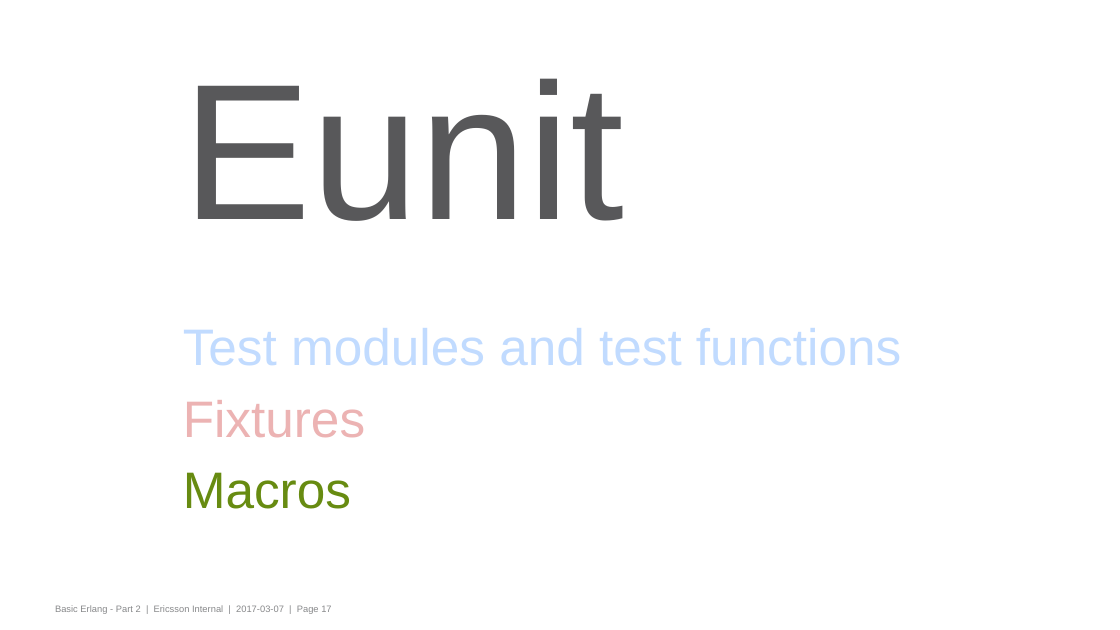
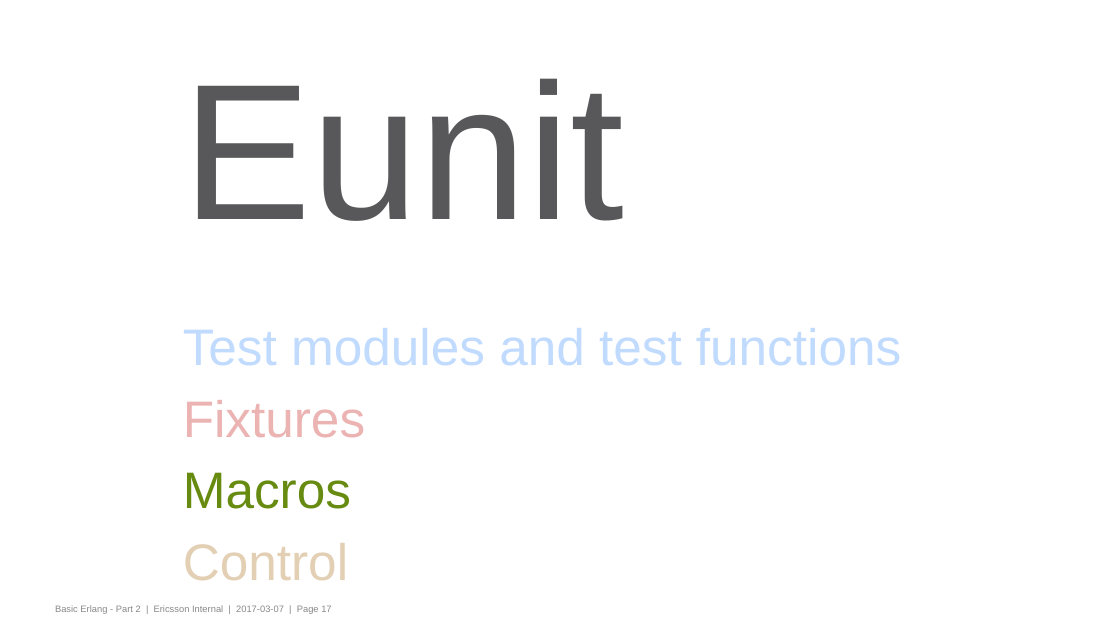
Before and after one commit to gwaerondor/unit_testing_in_erlang, a slide deck: slide 17 of basic_erlang_4/presentation/erlang_part_4_testing.pptx. Drawn at 1120x630 pixels with LibreOffice and Linux fonts; fonts in the diff are those of the drawing; background and template pictures are left out. Boxes give left, top, right and bottom in pixels: in the first picture for what was removed or moved away, otherwise in the second. Text is boxed around its words. In the diff, an @@ line names an element or a change of style, - is before the commit and + after.

Commit message:
Adds more control tests and updates the presentation with control

```diff
--- a/basic_erlang_4/presentation/erlang_part_4_testing.pptx
+++ b/basic_erlang_4/presentation/erlang_part_4_testing.pptx
@@ rectangle added at (x1=181, y1=535, x2=944, y2=595), fill #FFFFFF at 70% opacity @@
@@ text at (x1=183, y1=543, x2=348, y2=580): paragraph added @@
+Control
```
Also in this commit, not shown: 4 other slides changed, 5 slides added, 3 other files.
